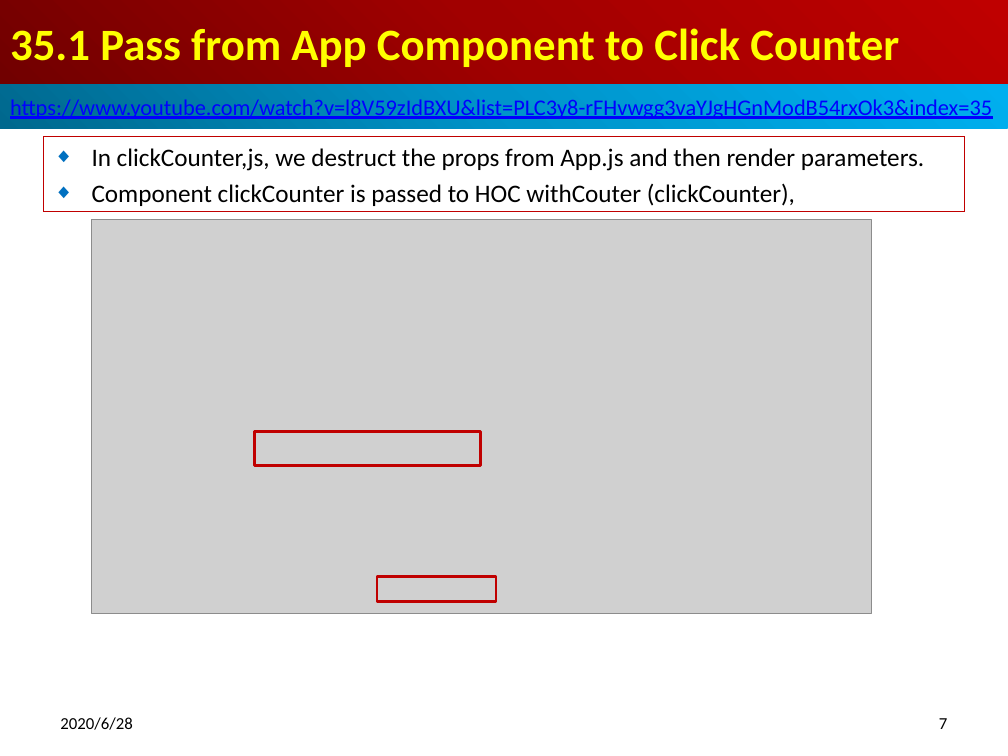
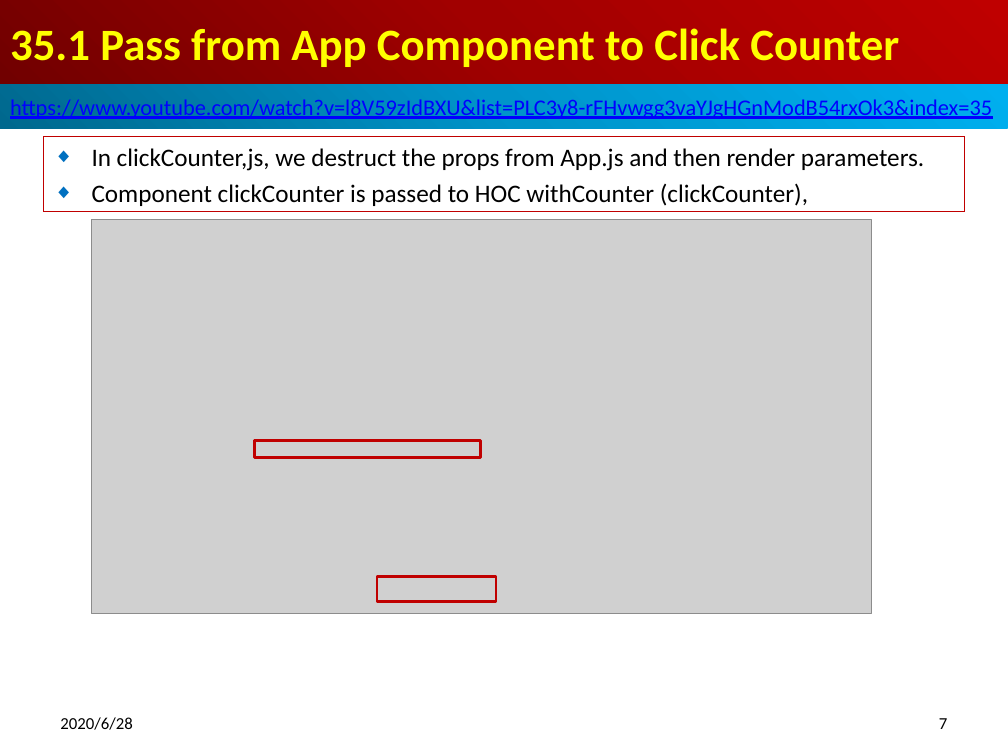
Before and after one commit to peterhchen/800-React-Hook, a slide deck: slide 7 of 35_HOC3.pptx. Drawn at 1008x756 pixels with LibreOffice and Linux fonts; fonts in the diff are those of the drawing; grey boxes stand for pictures. Boxes give left, top, right and bottom in pixels: in the first picture for what was removed or moved away, otherwise in the second. Text is boxed around its words. In the diff, an @@ line names an element or a change of style, - is before the commit and + after.

Commit message:
pass function into arguement
Pass the two different function names and return the new funciton

```diff
--- a/35_HOC3.pptx
+++ b/35_HOC3.pptx
@@ subtitle at [92, 183, 808, 206]: text changed @@
-◆ Component clickCounter is passed to HOC withCouter (clickCounter),
+◆ Component clickCounter is passed to HOC withCounter (clickCounter),
@@ rectangle: place and size @@
-rectangle at [255, 431, 481, 466]
+rectangle at [255, 440, 481, 458]
```
Also in this commit, not shown: 4 other slides changed.
